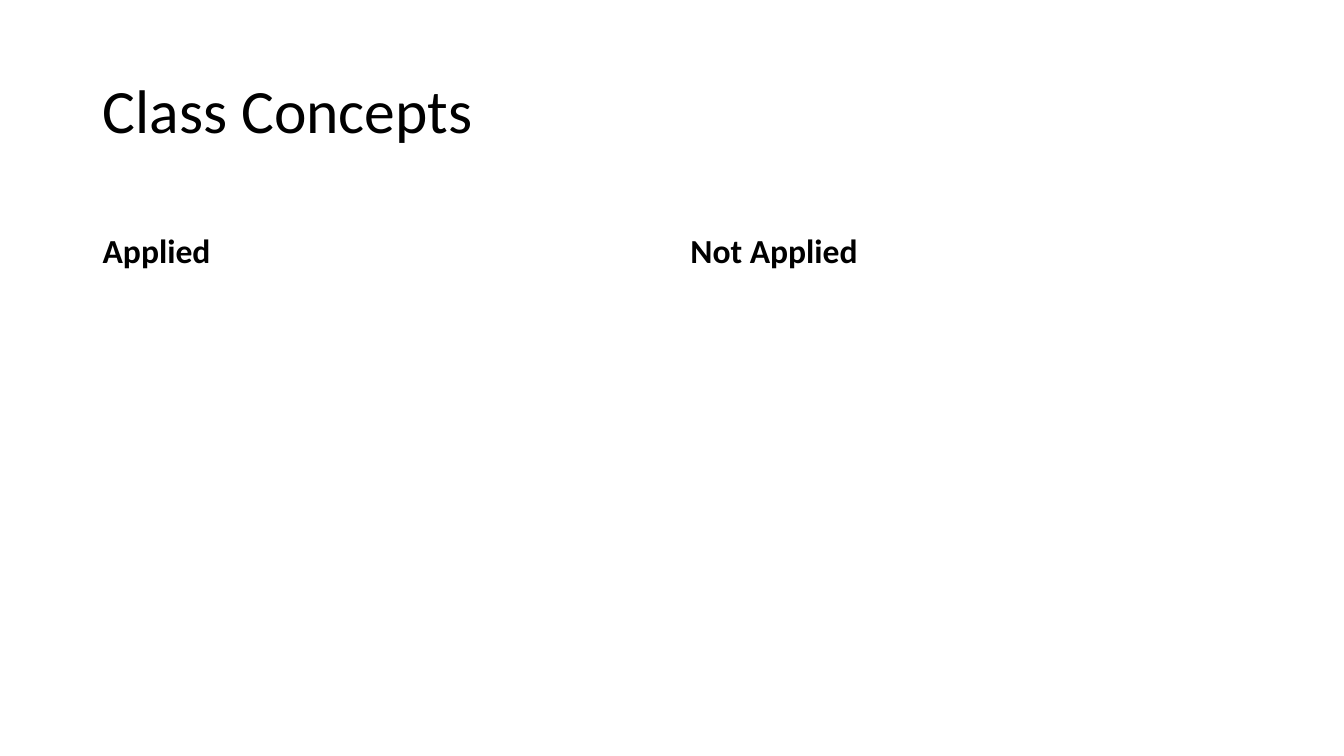
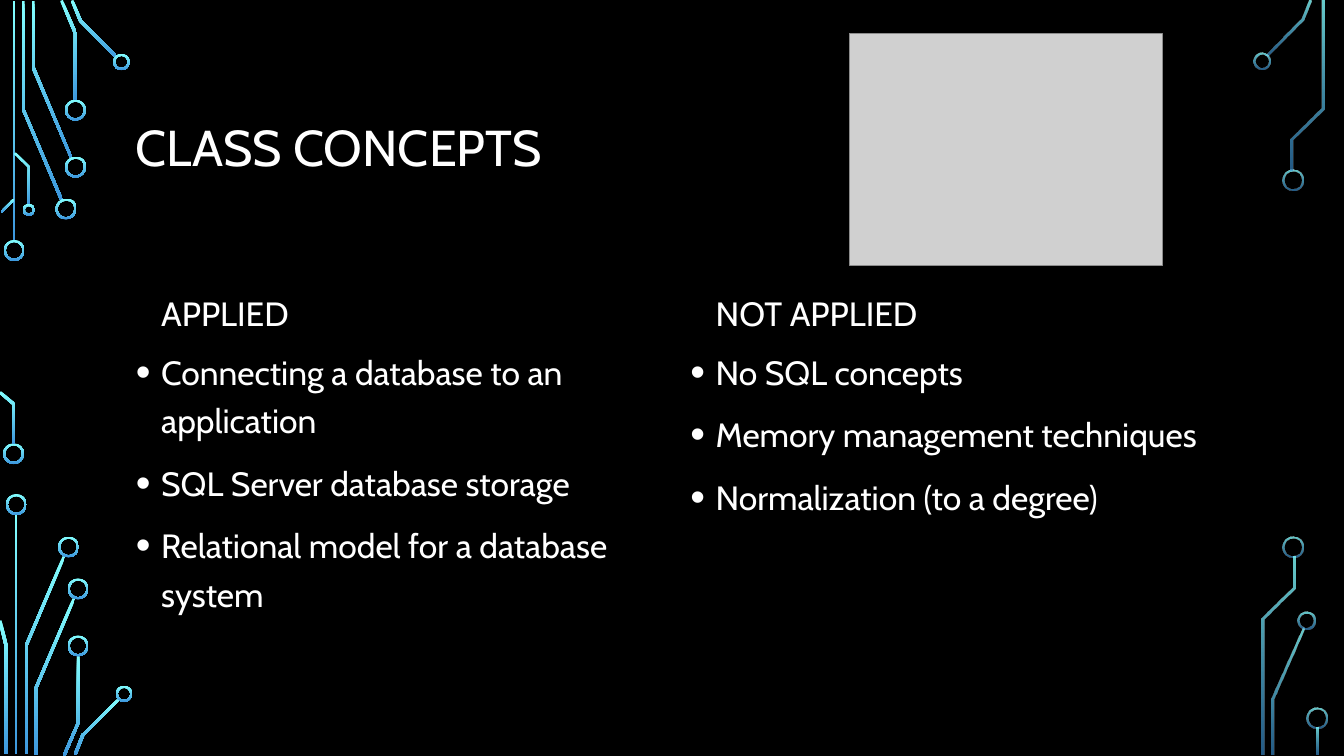
Before and after one commit to KathLevi/TheaterApp, a slide deck: slide 8 of Database Final Presentation.pptx. Drawn at 1344x756 pixels with LibreOffice and Linux fonts; fonts in the diff are those of the drawing; grey boxes stand for pictures; background and template pictures are left out. Boxes give left, top, right and bottom in pixels: in the first picture for what was removed or moved away, otherwise in the second. Text is boxed around its words. In the diff, an @@ line names an element or a change of style, - is before the commit and + after.

```diff
--- a/Database Final Presentation.pptx
+++ b/Database Final Presentation.pptx
@@ background #FFFFFF to picture (left out) @@
@@ picture added at box(850, 34, 1164, 266) @@
@@ title at box(136, 130, 542, 167): text changed; size 44 to 36 pt; font Calibri to Cabin; text colour #000000 to #FFFFFF @@
-Class Concepts
+CLASS CONCEPTS
@@ text at box(161, 302, 289, 326): text changed; font Calibri to Cabin; text colour #000000 to #FFFFFF; bold off @@
-Applied
+APPLIED
@@ text at box(716, 302, 918, 327): text changed; font Calibri to Cabin; text colour #000000 to #FFFFFF; bold off @@
-Not Applied
+NOT APPLIED
@@ text added at box(161, 359, 607, 615), 24 pt, text #FFFFFF @@
+• Connecting a database to an application
+• SQL Server database storage
+• Relational model for a database system
@@ text added at box(716, 361, 1196, 518), 24 pt, text #FFFFFF @@
+• No SQL concepts
+• Memory management techniques
+• Normalization (to a degree)
@@ group added at box(0, 0, 1328, 756): 33 freeform shapes, 3 rectangles @@
```
Also in this commit, not shown: 5 other slides changed, 2 slides added, 2 slides removed.
